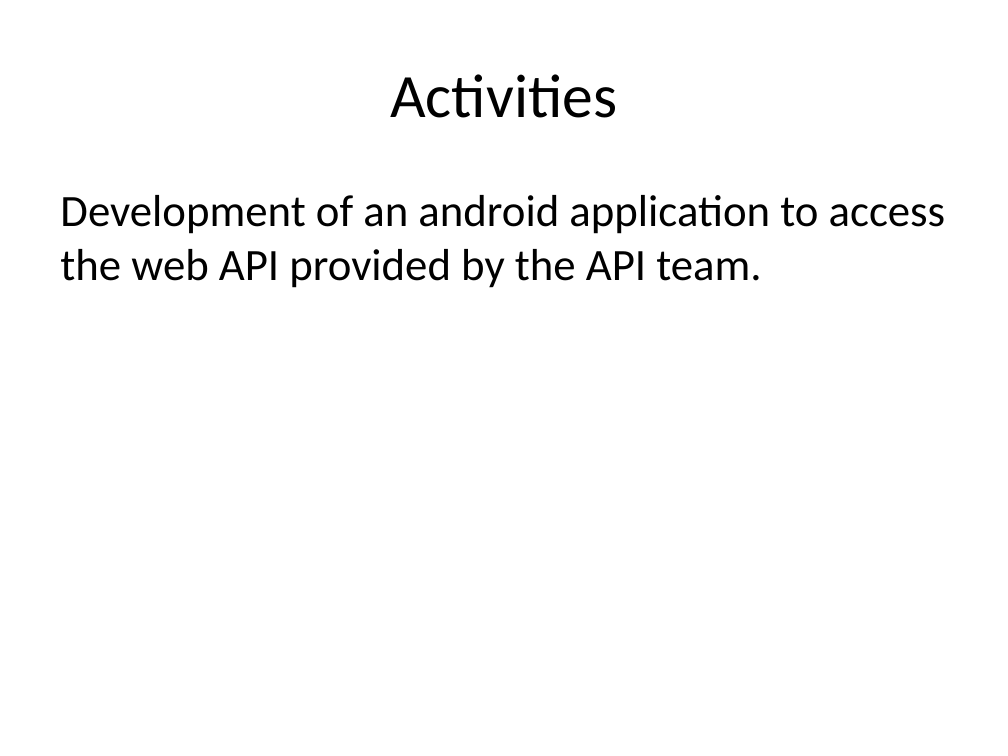
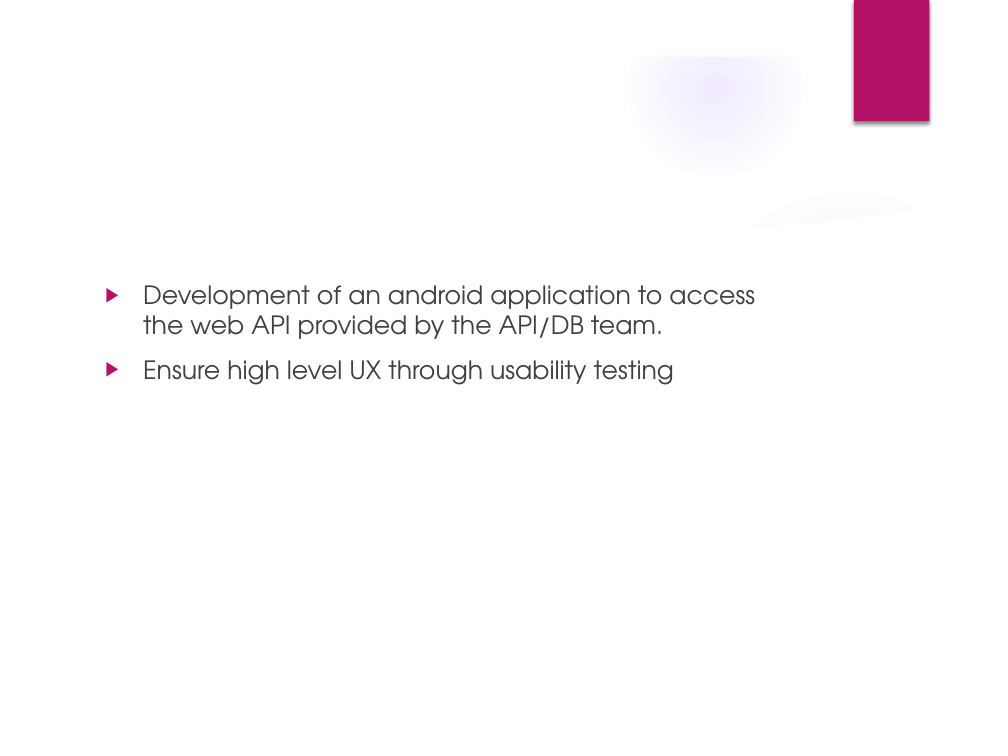
Before and after one commit to CS4431/CS4431-android, a slide deck: slide 3 of AndroidPresentation.pptx. Drawn at 1008x756 pixels with LibreOffice and Linux fonts; fonts in the diff are those of the drawing; background and template pictures are left out. Boxes give left, top, right and bottom in pixels: in the first picture for what was removed or moved away, otherwise in the second. Text is boxed around its words. In the diff, an @@ line names an element or a change of style, - is before the commit and + after.

```diff
--- a/AndroidPresentation.pptx
+++ b/AndroidPresentation.pptx
@@ group added at [0, 0, 1008, 756]: 4 ellipses, 3 freeform shapes @@
@@ rectangle added at [854, 0, 929, 121], fill #B31166 @@
@@ title "Activities": place and size @@
-title "Activities" at [390, 74, 617, 118]
+title "Activities" at [96, 102, 795, 180]
@@ title "Activities" at [96, 102, 795, 180]: size 44 to 32 pt, font Calibri to TeX Gyre Adventor, text colour #000000 to #FFFFFF; alignment centre to left @@
@@ text at [143, 285, 755, 385]: text changed; size 32 to 18 pt; font Calibri to TeX Gyre Adventor; text colour #000000 to #404040 @@
-Development of an android application to access the web API provided by the API team.
+▶ Development of an android application to access the web API provided by the API/DB team.
+▶ Ensure high level UX through usability testing
```
Also in this commit, not shown: 6 other slides changed, 2 slides added, 1 slide removed.
